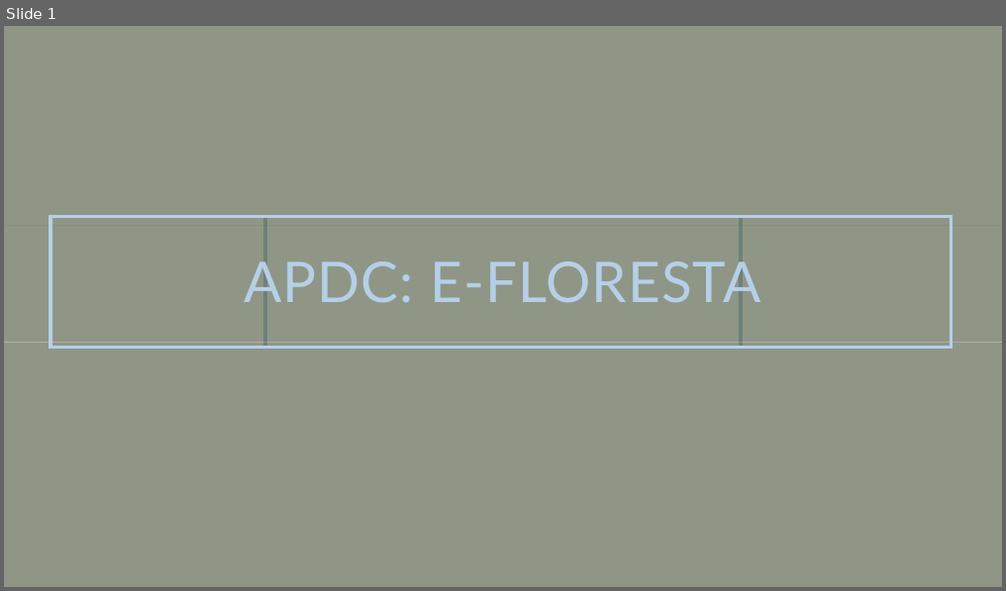
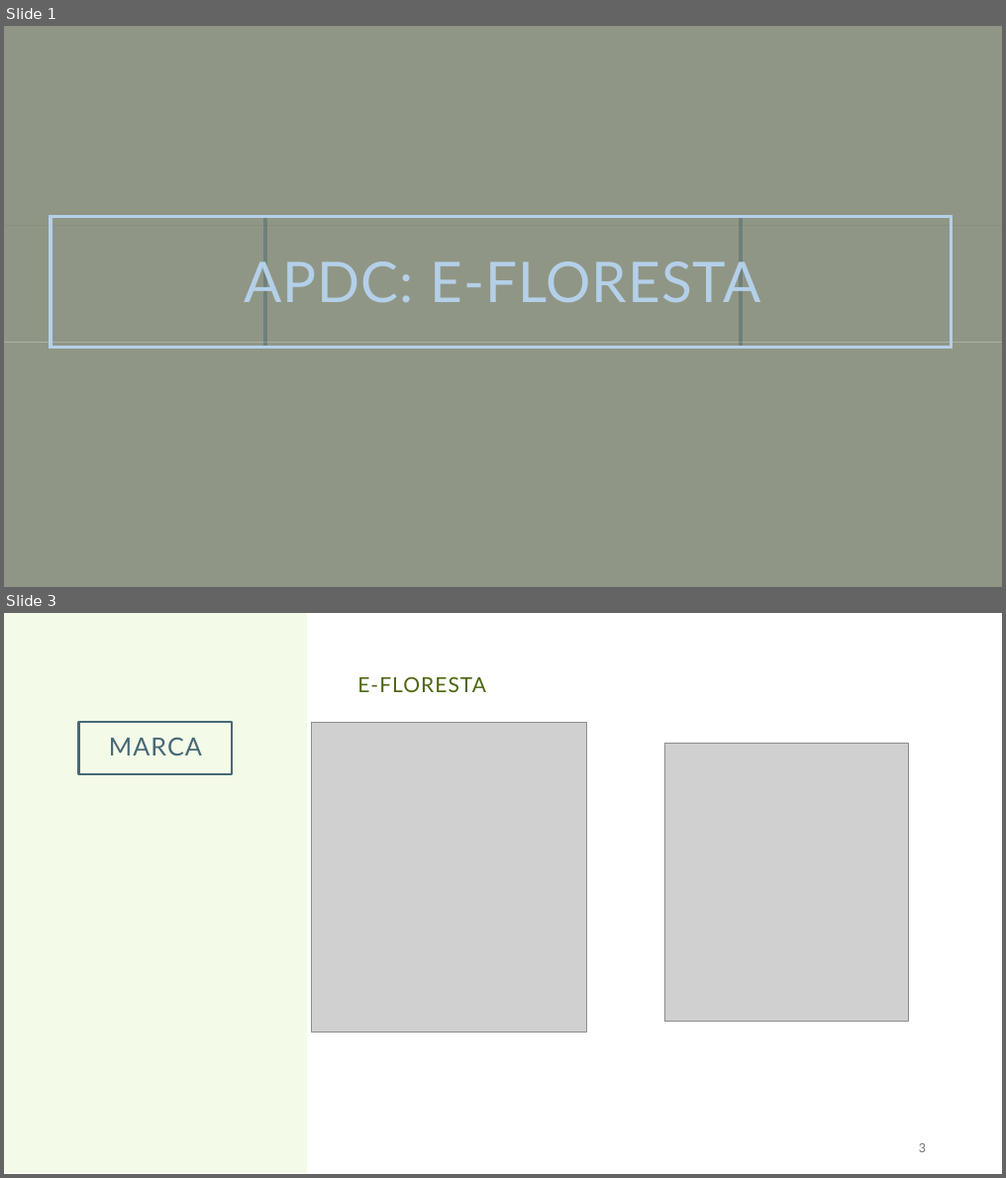
Before and after one commit to Timzudo/E-Floresta, a slide deck: Apresentacao_ALFA.pptx. Shown one above the other, each under a label of ours: slide 1 before the commit, slides 1 and 3 after it; the slides between them are not shown. The pictures are 1006x591 and 1006x1178 pixels, drawn with LibreOffice and Linux fonts; fonts in the diff are those of the drawing; grey boxes stand for pictures; background and template pictures are left out. Boxes give left, top, right and bottom in pixels: in the first picture for what was removed or moved away, otherwise in the second. Text is boxed around its words. In the diff, an @@ line names an element or a change of style, - is before the commit and + after.

```diff
--- a/Apresentacao_ALFA.pptx
+++ b/Apresentacao_ALFA.pptx
@@ slide 3 added at (4, 613, 1002, 1174), background #FFFFFF @@
@@ rectangle added at (4, 613, 307, 1173), fill #9ACF21 at 10% opacity @@
@@ text added at (357, 676, 486, 692), 20 pt, text #4D6810 @@
+E-FLORESTA
@@ title added at (79, 722, 233, 774), outline #476977 2.25 pt, 24 pt, text #476977 @@
+MARCA
@@ picture added at (311, 722, 586, 1033) @@
@@ picture added at (665, 744, 908, 1022) @@
@@ page number added at (919, 1144, 926, 1153), 12 pt, text #767171 @@
+3
```
Also in this commit, not shown: 2 slides changed, 2 other slides added, 7 slides removed.
